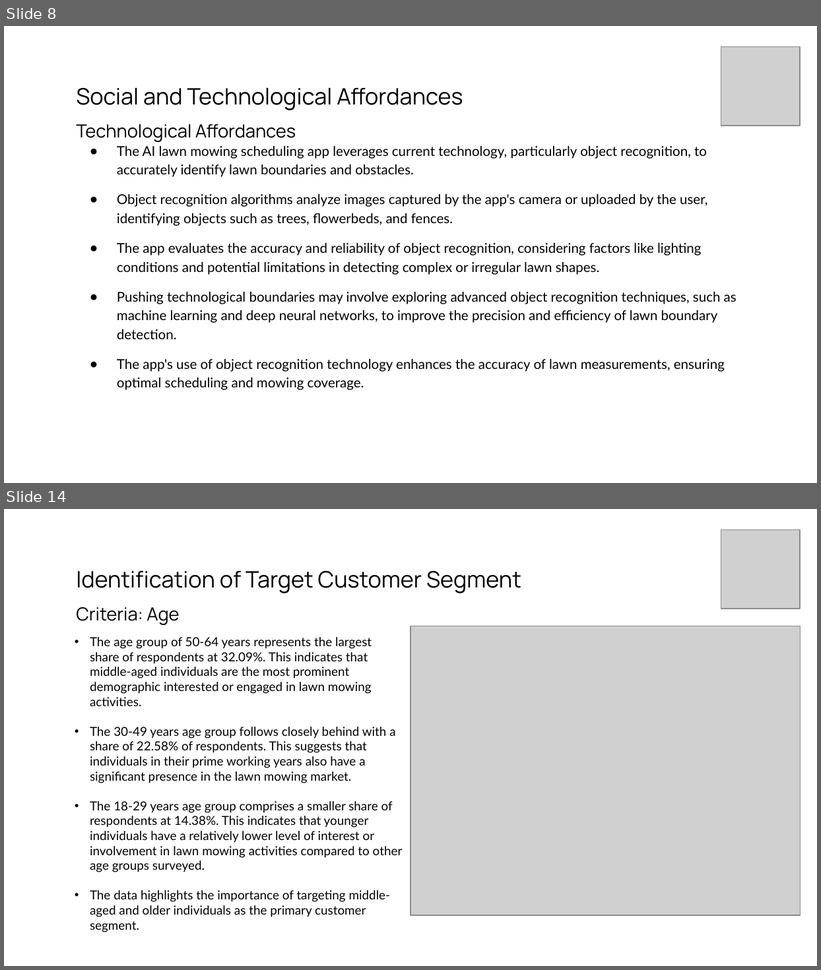
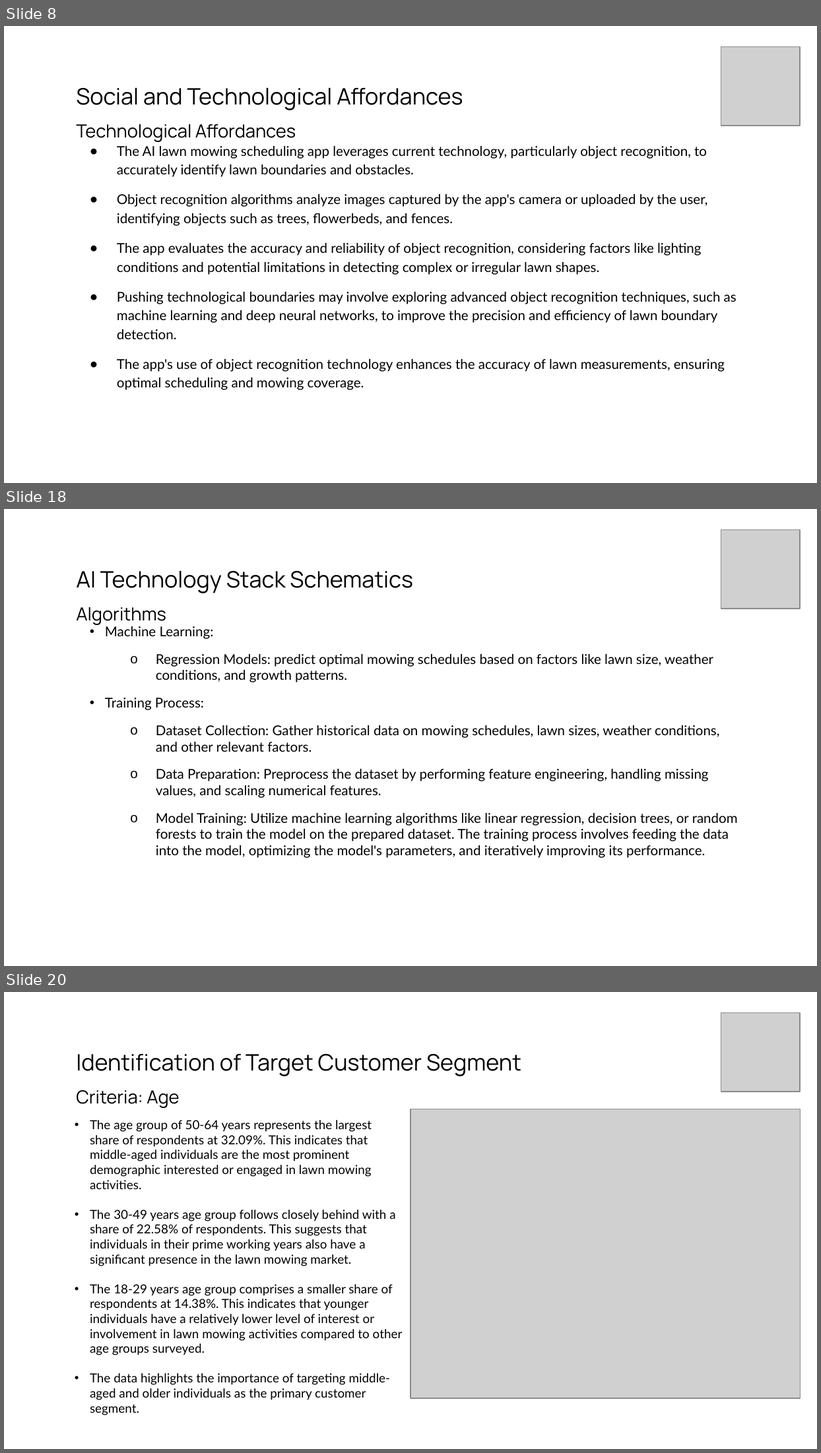
Before and after one commit to gasserahmed/VT-MIT, a slide deck: MGT5824-Tech-based Entrepreneurship/Assignments/Milestone #2 - Venture Solution Prototype & Social Affordances/gasser18-milestone2_prototype_and_social_affordances_slides.pptx. Shown one above the other, each under a label of ours: slides 8 and 14 before the commit, slides 8, 18 and 20 after it; the slides between them are not shown. The pictures are 821x970 and 821x1453 pixels, drawn with LibreOffice and Linux fonts; fonts in the diff are those of the drawing; grey boxes stand for pictures. Boxes give left, top, right and bottom in pixels: in the first picture for what was removed or moved away, otherwise in the second. Text is boxed around its words. In the diff, an @@ line names an element or a change of style, - is before the commit and + after.

```diff
--- a/MGT5824-Tech-based Entrepreneurship/Assignments/Milestone #2 - Venture Solution Prototype & Social Affordances/gasser18-milestone2_prototype_and_social_affordances_slides.pptx
+++ b/MGT5824-Tech-based Entrepreneurship/Assignments/Milestone #2 - Venture Solution Prototype & Social Affordances/gasser18-milestone2_prototype_and_social_affordances_slides.pptx
@@ slide 18 added at (4, 509, 817, 966), background #FFFFFF @@
@@ picture added at (721, 530, 800, 609) @@
@@ title added at (76, 571, 413, 625), 20 pt, text #000000 @@
+AI Technology Stack Schematics
+Algorithms
@@ text added at (105, 626, 738, 858), 12 pt, text #000000 @@
+• Machine Learning:
+  o Regression Models: predict optimal mowing schedules based on factors like lawn size, weather conditions, and growth patterns.
+• Training Process:
+  o Dataset Collection: Gather historical data on mowing schedules, lawn sizes, weather conditions, and other relevant factors.
+  o Data Preparation: Preprocess the dataset by performing feature engineering, handling missing values, and scaling numerical features.
+  o Model Training: Utilize machine learning algorithms like linear regression, decision trees, or random forests to train the model on the prepared dataset. The training process involves feeding the data into the model, optimizing the model's parameters, and iteratively improving its performance.
@@ what was slide 14 is now slide 20 @@
```
Also in this commit, not shown: 4 slides changed, 5 other slides added.
